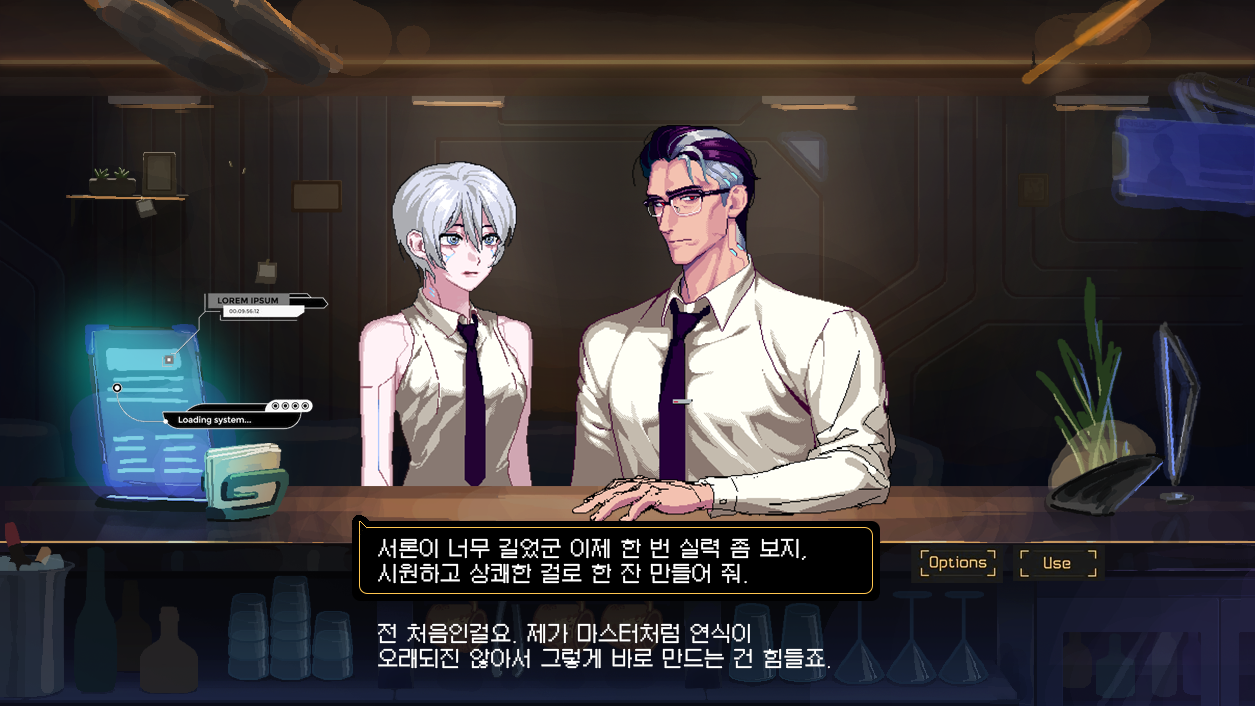
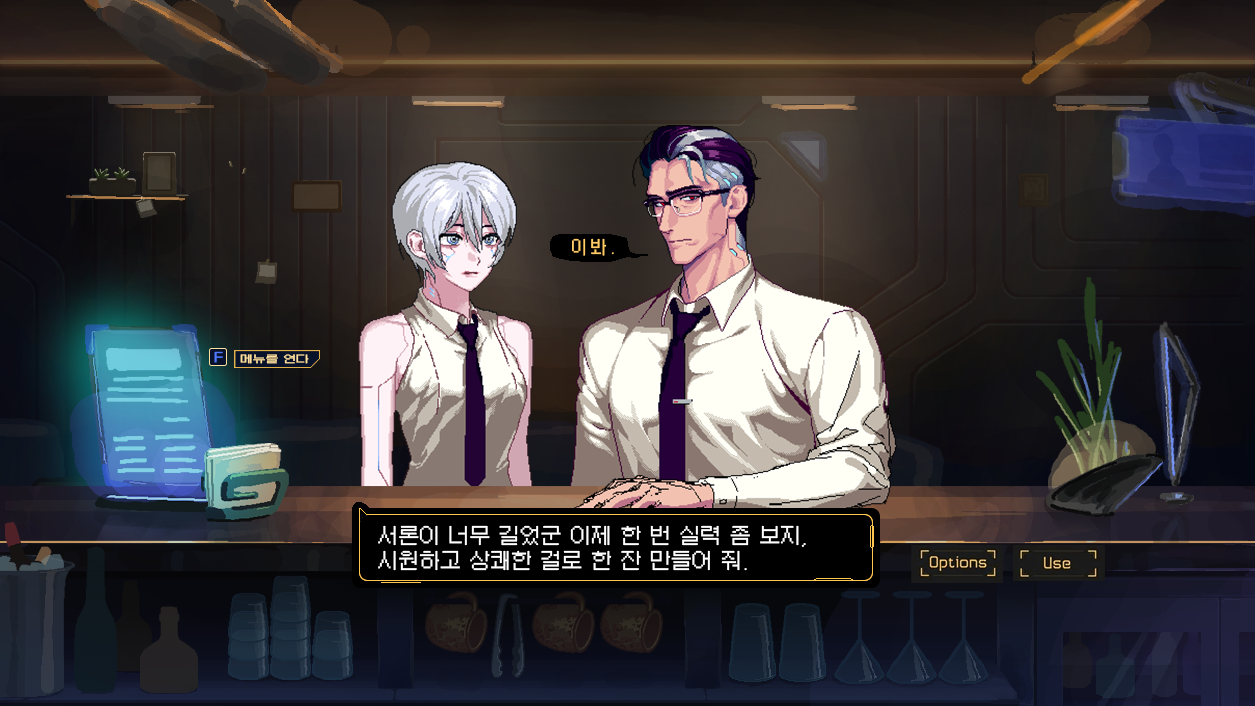
Layered file, before and after one edit (1255x706). Changes by layer:
hid "Layer 8" over left=162, top=293, right=329, bottom=367
added group "Group 8" with 5 layers above "Layer 33" over left=209, top=348, right=320, bottom=368
added layer "메뉴를 연다" in group "Group 8" over left=240, top=354, right=309, bottom=364
added layer "Rectangle 13" in group "Group 8" over left=234, top=350, right=320, bottom=368
added layer "Layer 35" in group "Group 8" over left=235, top=351, right=320, bottom=368
hid "전 처음인걸요. 제가 마스터처럼 연식이 오래되진 않아서 그렇게 바로 만드는 건 힘들죠." over left=378, top=623, right=830, bottom=669
added group "Group 10" with 2 layers above "Group 4 copy" over left=550, top=234, right=648, bottom=262
added layer "이봐." in group "Group 10" over left=572, top=238, right=614, bottom=256
added layer "Layer 46" in group "Group 10" over left=550, top=234, right=648, bottom=262
added group "Group 4 copy" with 6 layers above "Group 4" over left=352, top=502, right=880, bottom=588
added layer "서론이 너무 길었군 이제 한 번 실력 좀 보지, 시원하고 상쾌한 걸로 한 잔 만들어 줘." (1st of 2, in "Group 4 copy") in group "Group 4 copy" over left=378, top=525, right=806, bottom=571
added layer "Rectangle 5 copy" (1st of 2, in "Group 4 copy") in group "Group 4 copy" over left=359, top=514, right=874, bottom=583
added layer "Rectangle 5" (1st of 2, in "Group 4 copy") in group "Group 4 copy" over left=359, top=514, right=873, bottom=581
added layer "Rectangle 4" (1st of 2, in "Group 4 copy") in group "Group 4 copy" over left=352, top=508, right=880, bottom=588
hid group "Group 4" (6 layers) over left=352, top=515, right=880, bottom=601
moved "서론이 너무 길었군 이제 한 번 실력 좀 보지, 시원하고 상쾌한 걸로 한 잔 만들어 줘." (2nd of 2, in "Group 4") into group "Group 4" over left=378, top=538, right=806, bottom=584
hid "Rectangle 5" (2nd of 2, in "Group 4") over left=359, top=527, right=873, bottom=594
hid "Layer 11" over left=111, top=382, right=314, bottom=430
…and 4 more changes (3 added, 1 stack)
